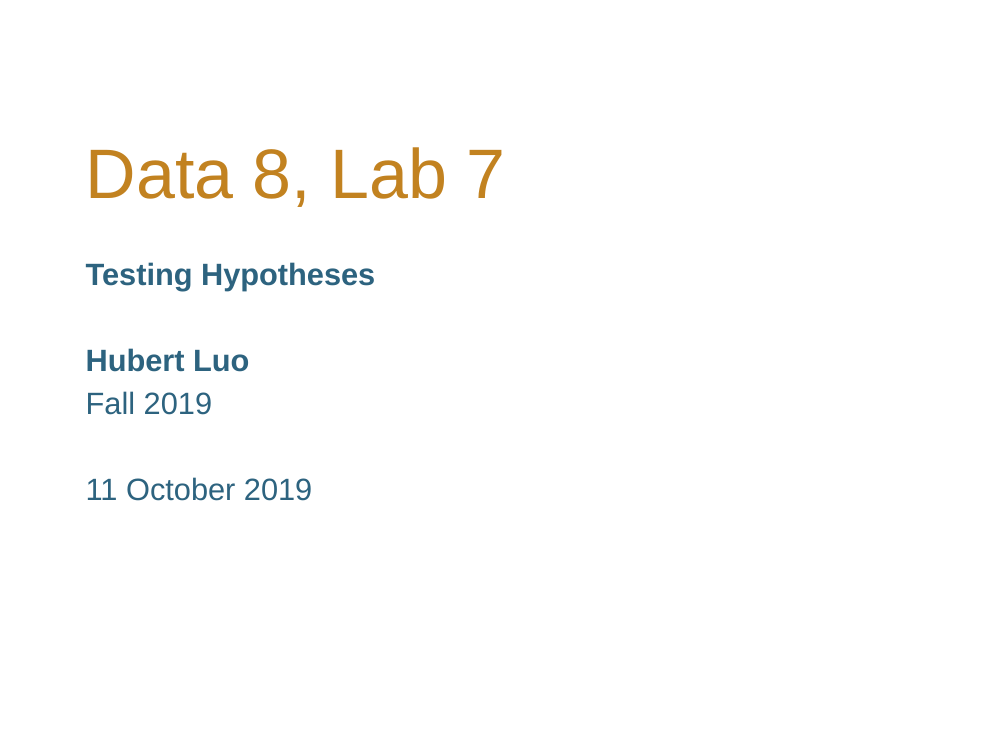
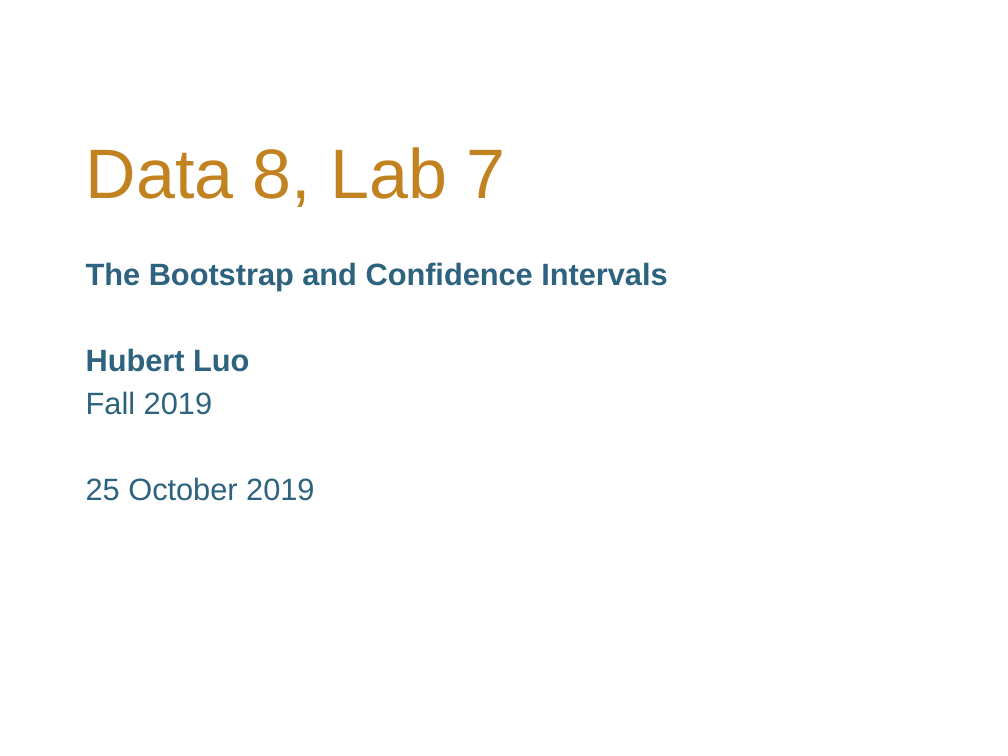
Before and after one commit to hLuo27/teaching, a slide deck: slide 1 of data8/slides/lab7.pptx. Drawn at 1008x756 pixels with LibreOffice and Linux fonts; fonts in the diff are those of the drawing; background and template pictures are left out. Boxes give left, top, right and bottom in pixels: in the first picture for what was removed or moved away, otherwise in the second. Text is boxed around its words. In the diff, an @@ line names an element or a change of style, - is before the commit and + after.

```diff
--- a/data8/slides/lab7.pptx
+++ b/data8/slides/lab7.pptx
@@ subtitle at <box>86,262,667,290</box>: text changed @@
-Testing Hypotheses
+The Bootstrap and Confidence Intervals
@@ subtitle at <box>86,477,314,501</box>: text changed @@
-11 October 2019
+25 October 2019
```
Also in this commit, not shown: 2 other slides changed, 2 slides added, 4 slides removed, 4 other files.
